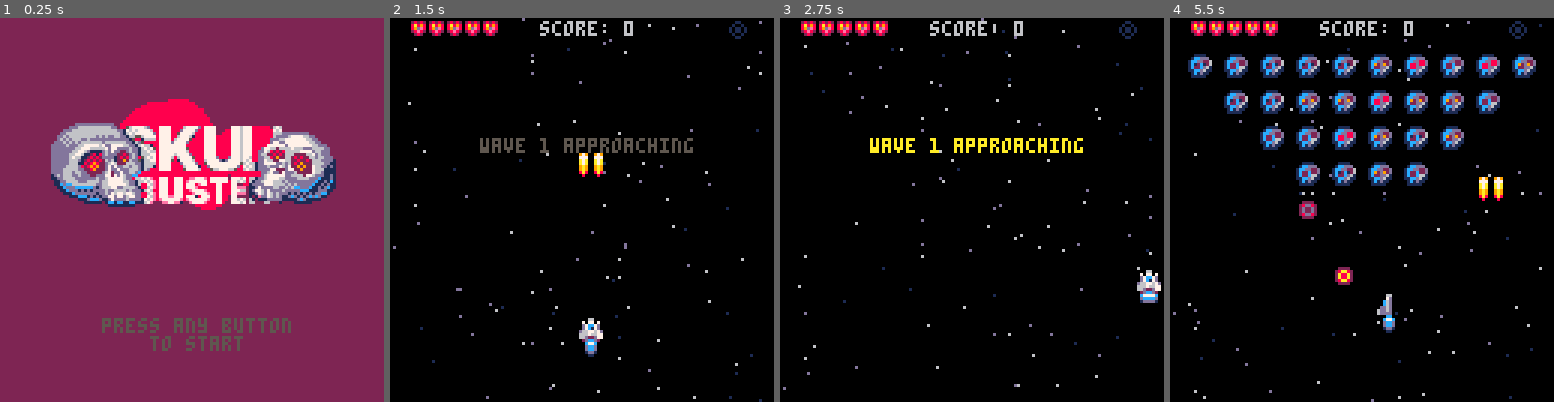
Above: before the commit, frames 1-4 (left to right).
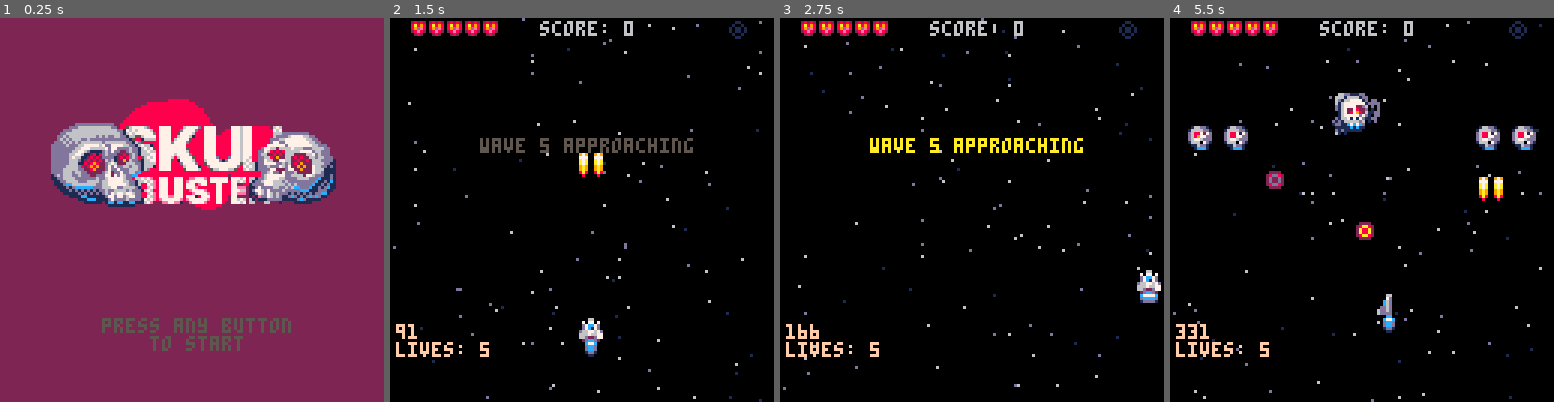
Above: after the commit, the same moments.

Repository: jimmac/pico-shed
Game: PICO-8 cartridge skulls.p8
Two runs of this game, one before a commit and one after it. Both use one fixed random seed, a clock stepped at 60 frames per second and the inputs below.
Inputs:
- Up to frame 1 (0.25 s): no input
- Up to frame 2 (1.5 s): tap X (X key) at 0.33, 1.07 s; tap O (Z key) at 0.7 s
- Up to frame 3 (2.75 s): hold Right 1.6-2.1 s; tap O (Z key) at 1.7, 2.1, 2.5 s; tap X (X key) at 1.85 s; hold Up 2.15-2.42 s; hold Right from 2.47 s (still down)
- Up to frame 4 (5.5 s): tap O (Z key) every 0.4 s from 2.9 to 5.3 s; tap X (X key) at 2.97, 4.08, 5.2 s; release Right at 3.03 s; hold Left 3.08-3.58 s; hold Down 3.63-3.97 s; hold Right 4.02-4.68 s; hold Up 4.73-5.03 s; hold Left from 5.08 s (still down)

The runs differ from the first frame. In frame 1, 0.1% of the frame differs, in the area x 15-28%, y 42-48%; in frame 2, 0.5%; in frame 3, 0.6%; in frame 4, 12%, in the area x 1-96%, y 9-89%.

Commit message:
tone down regular explosions

Diff:
--- a/skulls.p8
+++ b/skulls.p8
@@ -6,19 +6,15 @@
 
 -- todo
 
--- boss
-	-- special states
-	   -- shooting aimed fast
-	   -- spread shot gallore
-	   -- enemy pooping
-	-- special explosion
+-- tone down explosions
+-- make boss explosion
 
 -- polish
 	-- animated start screen blob
 	-- delayed wave label
-	   --transition
 	-- special boss music
-	-- end stats -- ens killed
+	-- special end music
+	-- end stats -- ens killed icons
 	             -- time
 	             -- shots fired
 	             -- lives lost
@@ -34,7 +30,7 @@
 	music(0)
 	lockout=0
 	t=0
-	debug=false
+	debug=true
 end
 
 function _update60 ()
@@ -78,7 +74,7 @@
 	mode="wavetext"
 	flash=0
 	firet=0
-	wave=0
+	wave=4
 	lastwave=6
 	nextwave()
 	wavet=160
@@ -268,7 +264,7 @@
 	end
 end
 
-function setoff_explosion(x,y,kind)
+function setoff_explosion(x,y,kind,size)
   if kind==nil then kind="generic" end
  --create particle
 	for i=1,50 do
@@ -276,8 +272,15 @@
 		myp.x=x
 		myp.y=y
 		myp.age=rnd(2)
-		myp.size=1+rnd(2)
 		myp.kind=kind
+
+		if size then
+
+			myp.size=size
+		else
+
+			myp.size=1+rnd(2)
+		end
 		if rnd()>0.5 then
 			myp.spark=true
 			myp.sx=(rnd()-.5)*10
@@ -785,7 +788,8 @@
 	--explosion and sparks
 	for myp in all(parts) do
 		local c=7
-		local r=1/(myp.age)*myp.size*40
+		--local r=myp.size-(myp.age+20)
+		local r=(1/myp.age)*myp.size*15
 
 		c=age_to_c(myp.age,myp.kind)
 
@@ -836,8 +840,7 @@
  --debug
  if debug then
  	print(t,2,102,15)
-	 print(mapscroll)
-	 print(mode)
+	 print("lives: "..pl.lv)
  end
 
 end
@@ -1105,13 +1108,15 @@
 	if myen.mission=="attac" then
 		pickattac()
 	end
+	setoff_explosion(encx,ency,nil)
 	del(en,myen)
-	--explode where it was
-	setoff_explosion(encx,ency)
-	setoff_sw(encx,ency)
-	--give pickup on special occ
+	--miniboss
+
 	if myen.type==6 then
-	--miniboss
+		--explode where it was
+		setoff_explosion(encx,ency,nil,10)
+		setoff_sw(encx,ency)
+		--give pickup on special occ
 		dropickup(myen.x,myen.y)
 	end
 end
@@ -1432,14 +1437,14 @@
 
  if t%30==0 then
  	--keep exploding
-  setoff_explosion(myen.x+rnd(32),myen.y+rnd(24))
+  setoff_explosion(myen.x+rnd(32),myen.y+rnd(24),nil,10)
   sfx(2)
   shake=1
  end
 
  if myen.phbegin+2*60<t then
 	 if t%10==0 then
-	  setoff_explosion(myen.x+rnd(32),myen.y+rnd(24))
+	  setoff_explosion(myen.x+rnd(32),myen.y+rnd(24),nil,12)
    --setoff_sw(myen.x+16,myen.y+16)
 	  sfx(2)
    shake=2
Not shown, changed: 17 lines of the sprite sheet (__gfx__) section of skulls.p8
